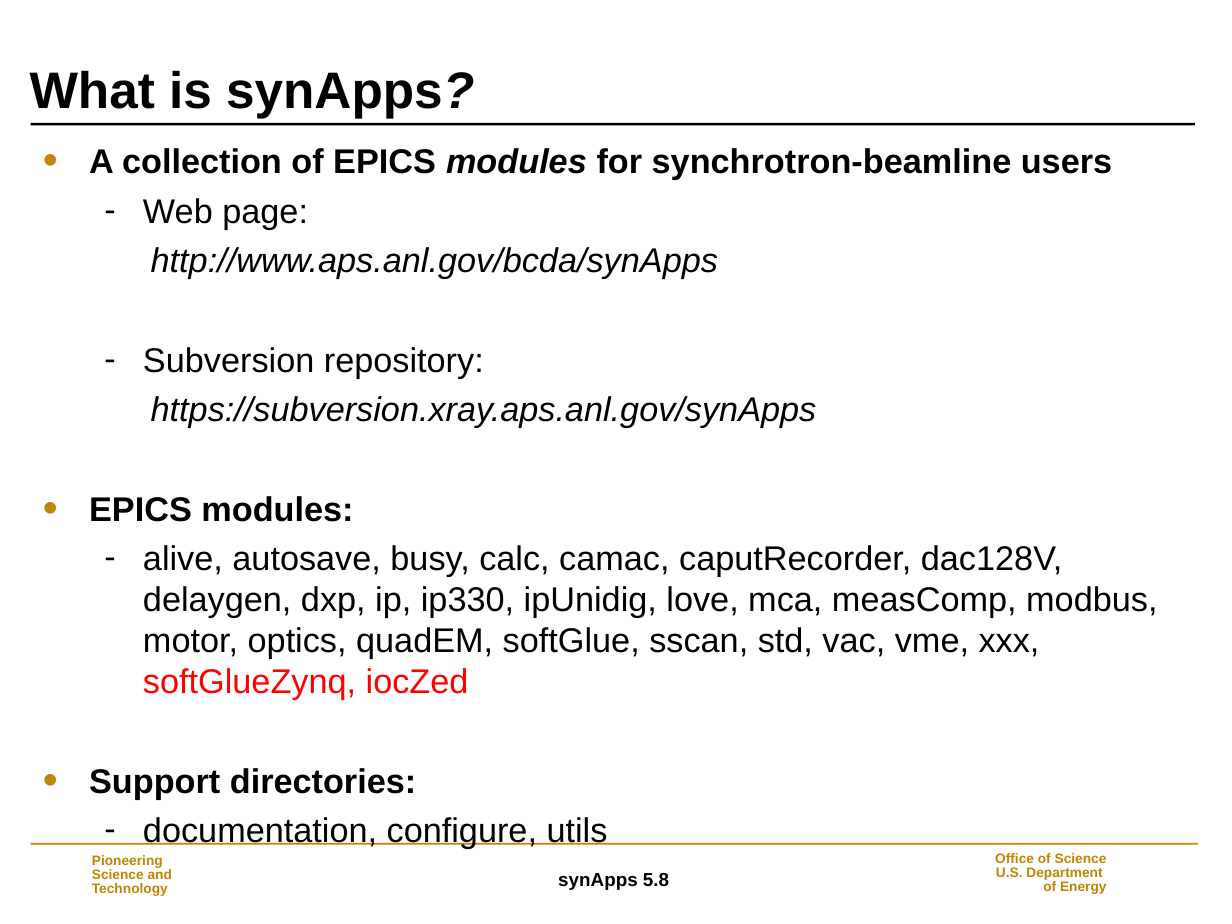
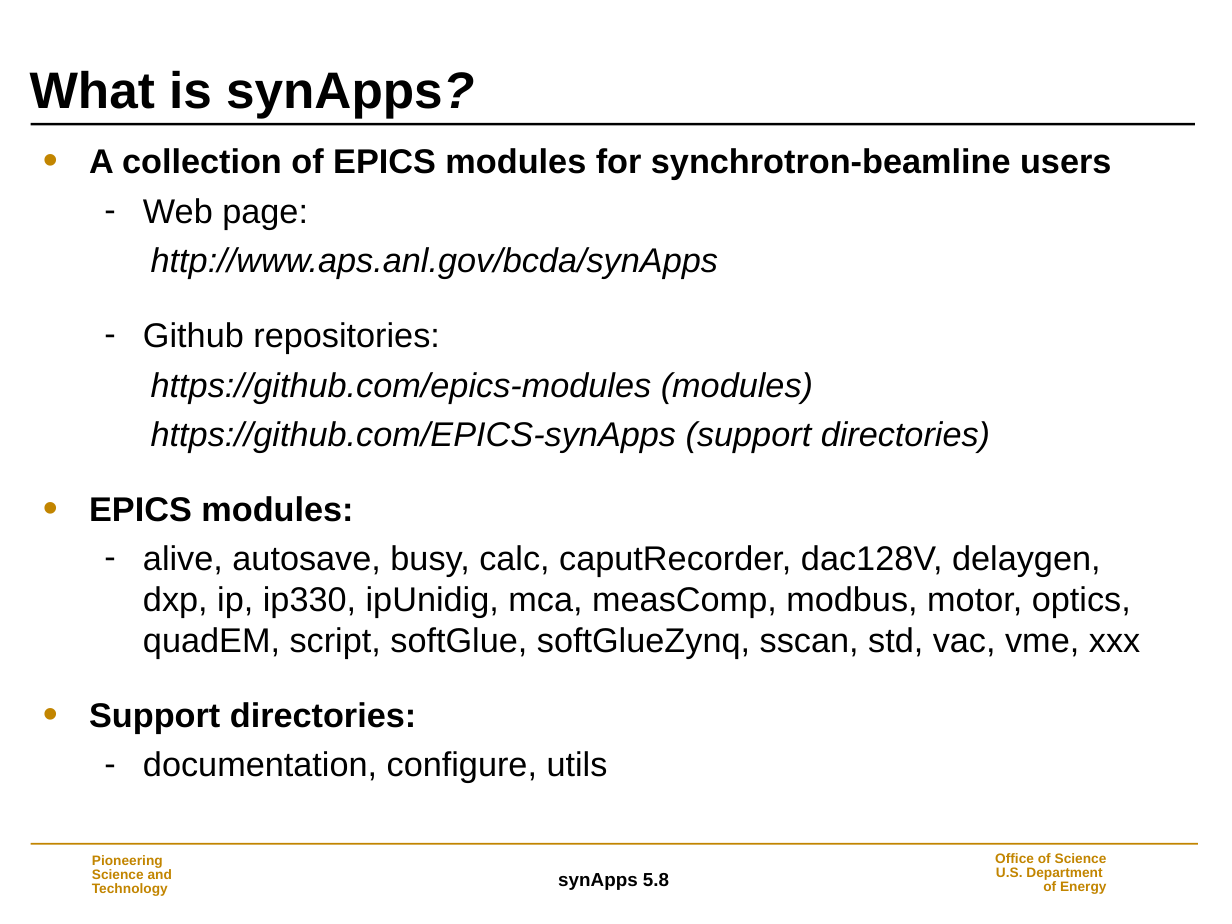
Before and after one commit to EPICS-synApps/support, a slide deck: slide 2 of documentation/IntroToSynApps.ppt. Drawn at 1232x924 pixels with LibreOffice and Linux fonts; fonts in the diff are those of the drawing; background and template pictures are left out. Boxes give left, top, right and bottom in pixels: in the first picture for what was removed or moved away, otherwise in the second. Text is boxed around its words. In the diff, an @@ line names an element or a change of style, - is before the commit and + after.

```diff
--- a/documentation/IntroToSynApps.ppt
+++ b/documentation/IntroToSynApps.ppt
@@ text at [89,148,1111,180]: italic off in "modules" @@
@@ text at [143,322,990,453]: text changed @@
-  – Subversion repository:
-    https://subversion.xray.aps.anl.gov/synApps
+  – Github repositories:
+    https://github.com/epics-modules (modules)
+    https://github.com/EPICS-synApps (support directories)
@@ text at [143,545,1140,659]: text changed @@
-  – alive, autosave, busy, calc, camac, caputRecorder, dac128V, delaygen, dxp, ip, ip330, ipUnidig, love, mca, measComp, modbus, motor, optics, quadEM, softGlue, sscan, std, vac, vme, xxx, softGlueZynq, iocZed
+  – alive, autosave, busy, calc, caputRecorder, dac128V, delaygen, dxp, ip, ip330, ipUnidig, mca, measComp, modbus, motor, optics, quadEM, script, softGlue, softGlueZynq, sscan, std, vac, vme, xxx
```
Also in this commit, not shown: 42 other slides changed, 5 slides removed.
